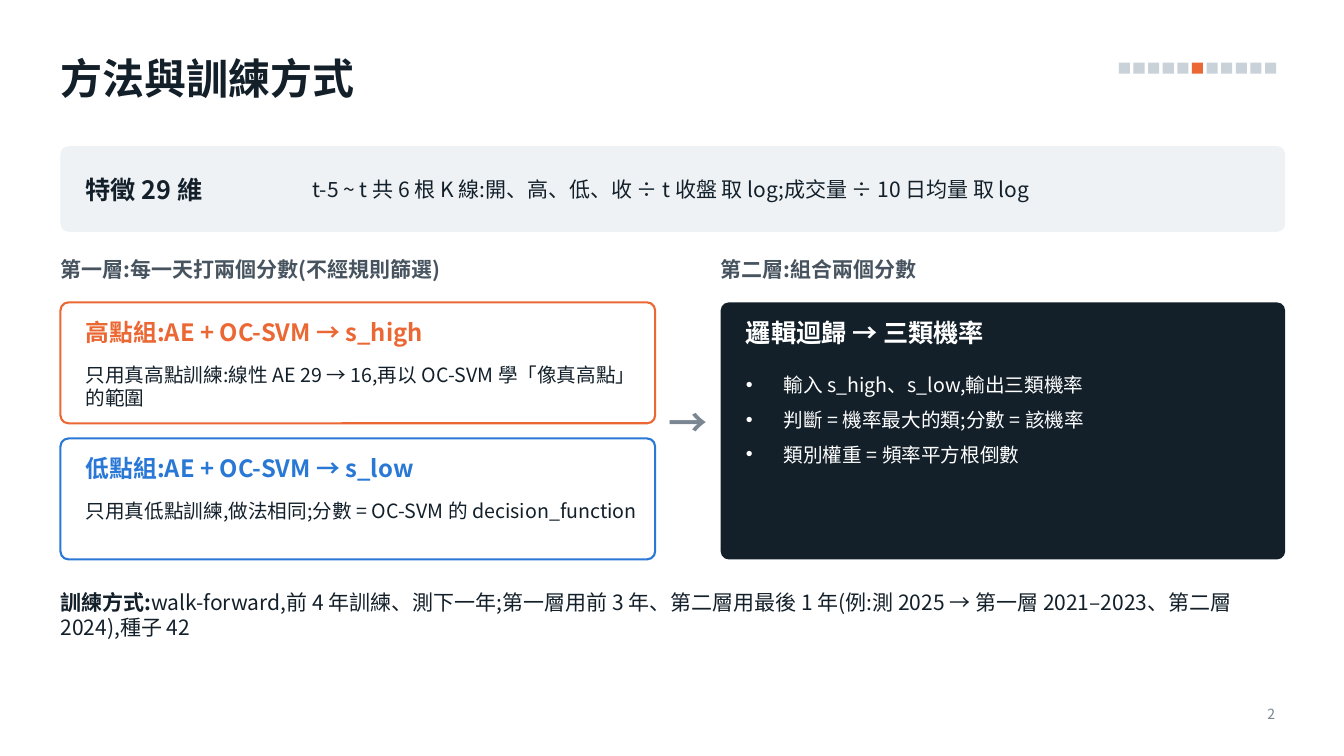
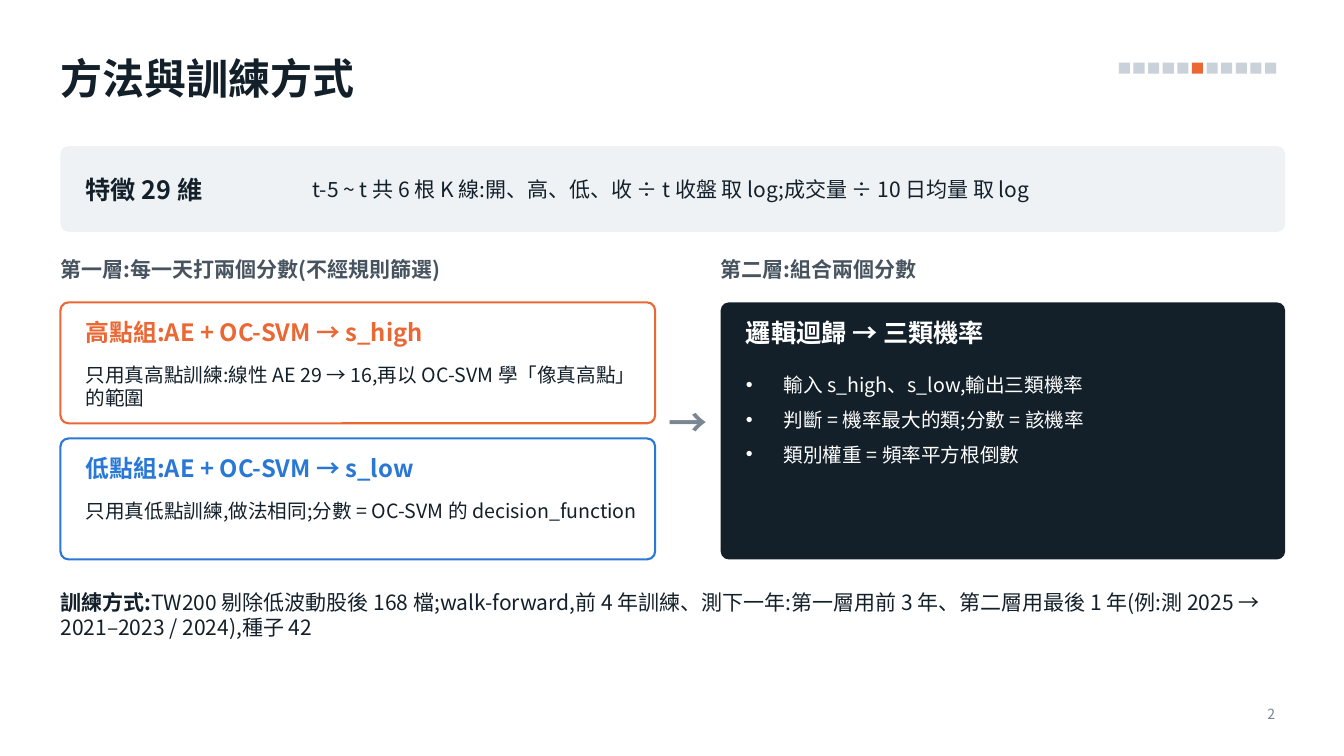
Before and after one commit to alextixu/fcukproject, a slide deck: slide 2 of method_kline_peak/report/kline_peak_report.pptx. Drawn at 1344x756 pixels with LibreOffice and Linux fonts; fonts in the diff are those of the drawing. Boxes give left, top, right and bottom in pixels: in the first picture for what was removed or moved away, otherwise in the second. Text is boxed around its words. In the diff, an @@ line names an element or a change of style, - is before the commit and + after.

```diff
--- a/method_kline_peak/report/kline_peak_report.pptx
+++ b/method_kline_peak/report/kline_peak_report.pptx
@@ text at [60, 592, 1234, 639]: text changed @@
-訓練方式:walk-forward,前 4 年訓練、測下一年;第一層用前 3 年、第二層用最後 1 年(例:測 2025 → 第一層 2021–2023、第二層 2024),種子 42
+訓練方式:TW200 剔除低波動股後 168 檔;walk-forward,前 4 年訓練、測下一年:第一層用前 3 年、第二層用最後 1 年(例:測 2025 → 2021–2023 / 2024),種子 42
```
Also in this commit, not shown: 2 other slides changed, 3 slides added, 9 slides removed, 3 other files.
